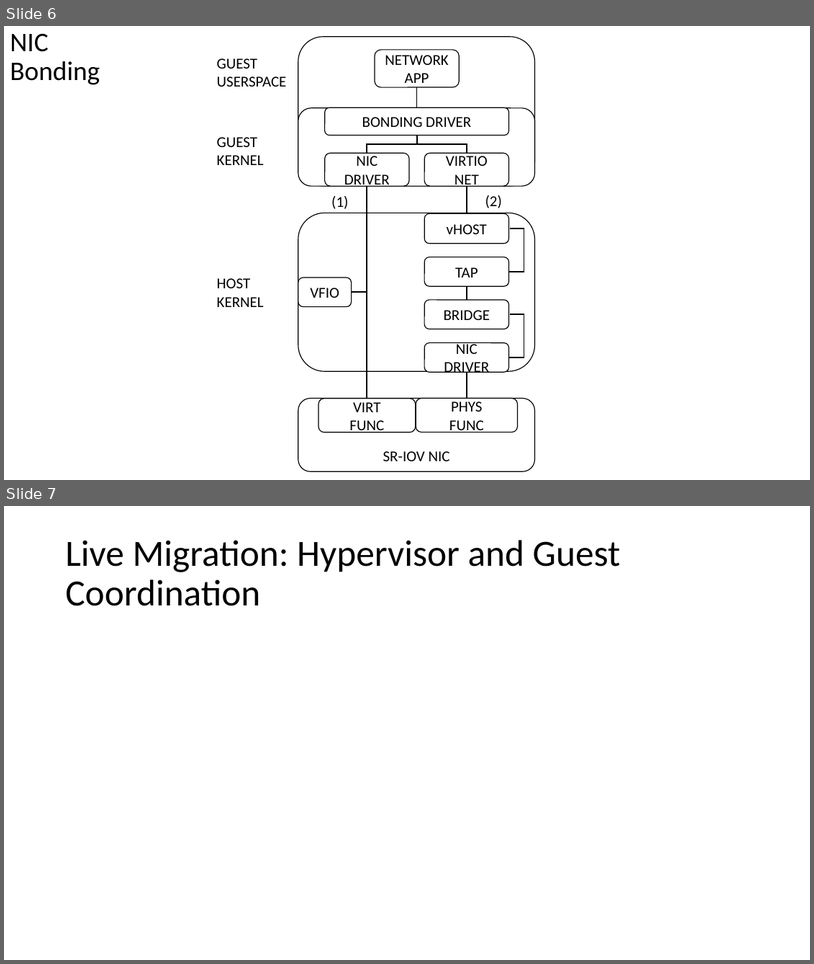
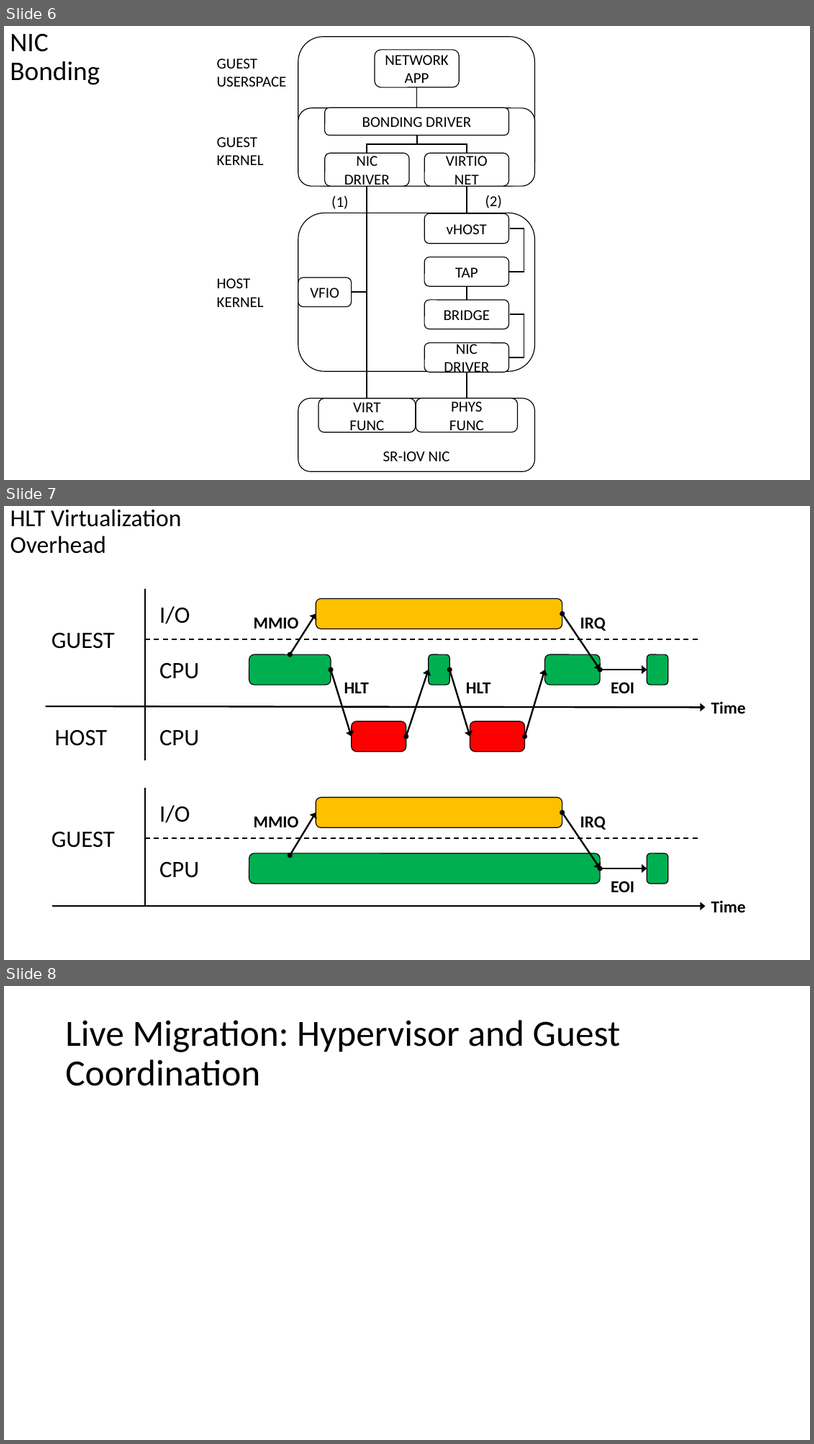
Before and after one commit to PJTPJT/pci-passthrough, a slide deck: haas/design_diagram.pptx. Shown one above the other, each under a label of ours: slides 6 and 7 before the commit, slides 6, 7 and 8 after it. The pictures are 814x964 and 814x1444 pixels, drawn with LibreOffice and Linux fonts; fonts in the diff are those of the drawing. Boxes give left, top, right and bottom in pixels: in the first picture for what was removed or moved away, otherwise in the second. Text is boxed around its words. In the diff, an @@ line names an element or a change of style, - is before the commit and + after.

Commit message:
Make the figure of HLT-exiting virtualization overhead
modified:   design_diagram.pptx
new file:   fig/hlt_exiting_overhead.pdf

```diff
--- a/haas/design_diagram.pptx
+++ b/haas/design_diagram.pptx
@@ slide 7 added at (4,506,810,960), background #FFFFFF @@
@@ title added at (10,509,181,554), 28.8 pt, text #000000 @@
+HLT Virtualization Overhead
@@ group added at (46,589,746,912): 18 texts, 10 rounded rectangles, 10 double arrows, 4 lines, 2 arrows @@
+Time
+GUEST
+HOST
+I/O
+CPU
+CPU
+MMIO
+IRQ
+EOI
+HLT
+HLT
+Time
+GUEST
+I/O
+CPU
+MMIO
+IRQ
+EOI
@@ what was slide 7 is now slide 8 @@
```
Also in this commit, not shown: 1 other file.
